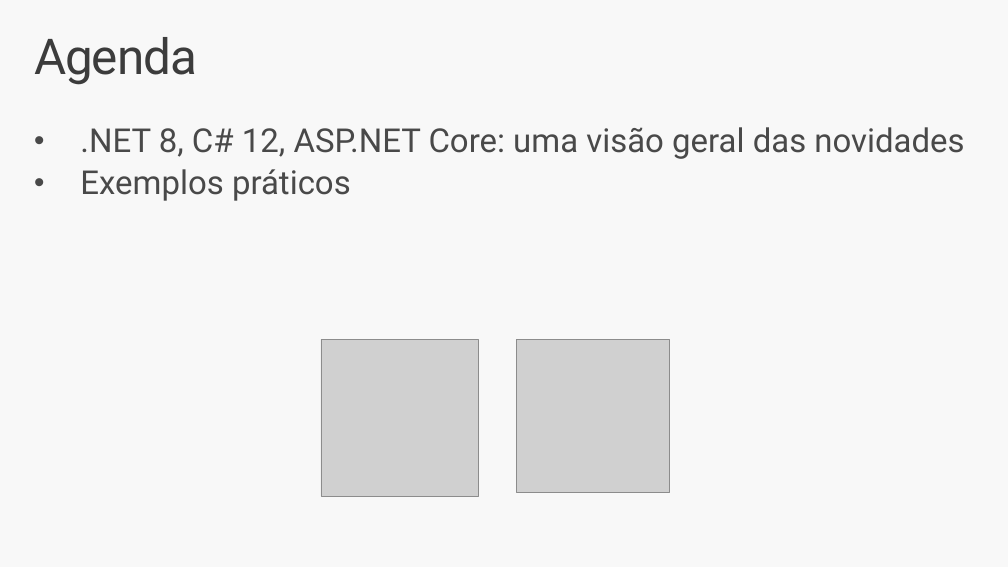
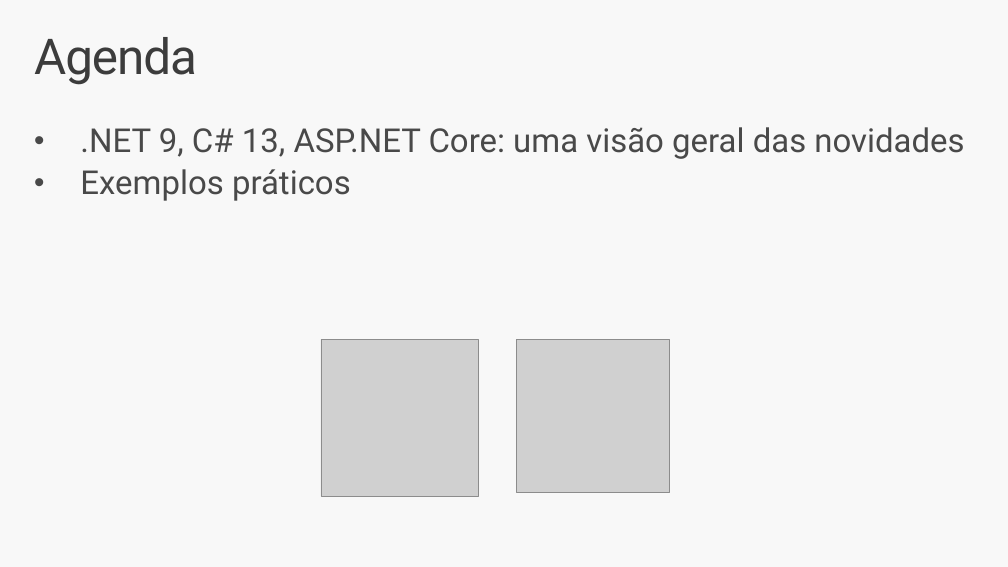
Before and after one commit to renatogroffe/DotNet9_DEVPIRA-2025-01, a slide deck: slide 3 of slides/.NET 9 DevPira Janeiro-2025.pptx. Drawn at 1008x567 pixels with LibreOffice and Linux fonts; fonts in the diff are those of the drawing; grey boxes stand for pictures. Boxes give left, top, right and bottom in pixels: in the first picture for what was removed or moved away, otherwise in the second. Text is boxed around its words. In the diff, an @@ line names an element or a change of style, - is before the commit and + after.

Commit message:
Ajustes

```diff
--- a/slides/.NET 9 DevPira Janeiro-2025.pptx
+++ b/slides/.NET 9 DevPira Janeiro-2025.pptx
@@ text at <box>80,127,964,159</box>: text changed @@
-• .NET 8, C# 12, ASP.NET Core: uma visão geral das novidades
+• .NET 9, C# 13, ASP.NET Core: uma visão geral das novidades
```
